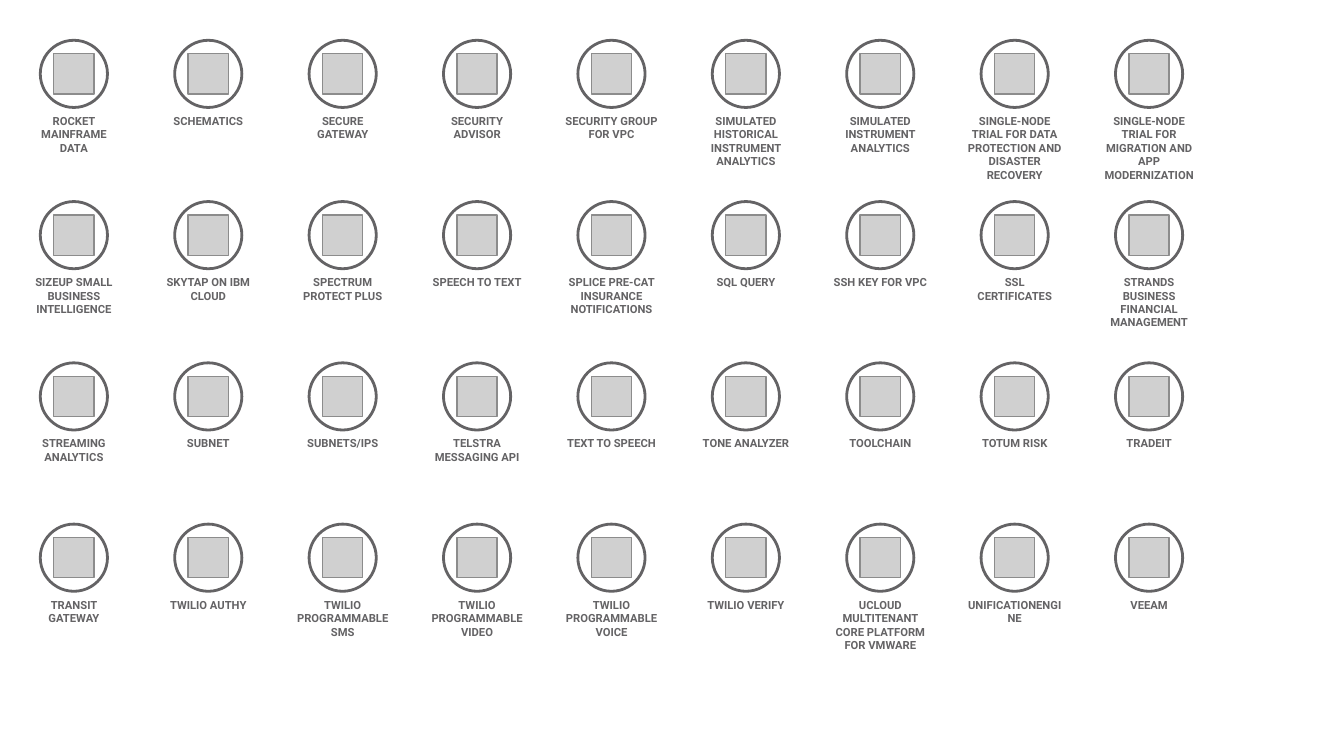
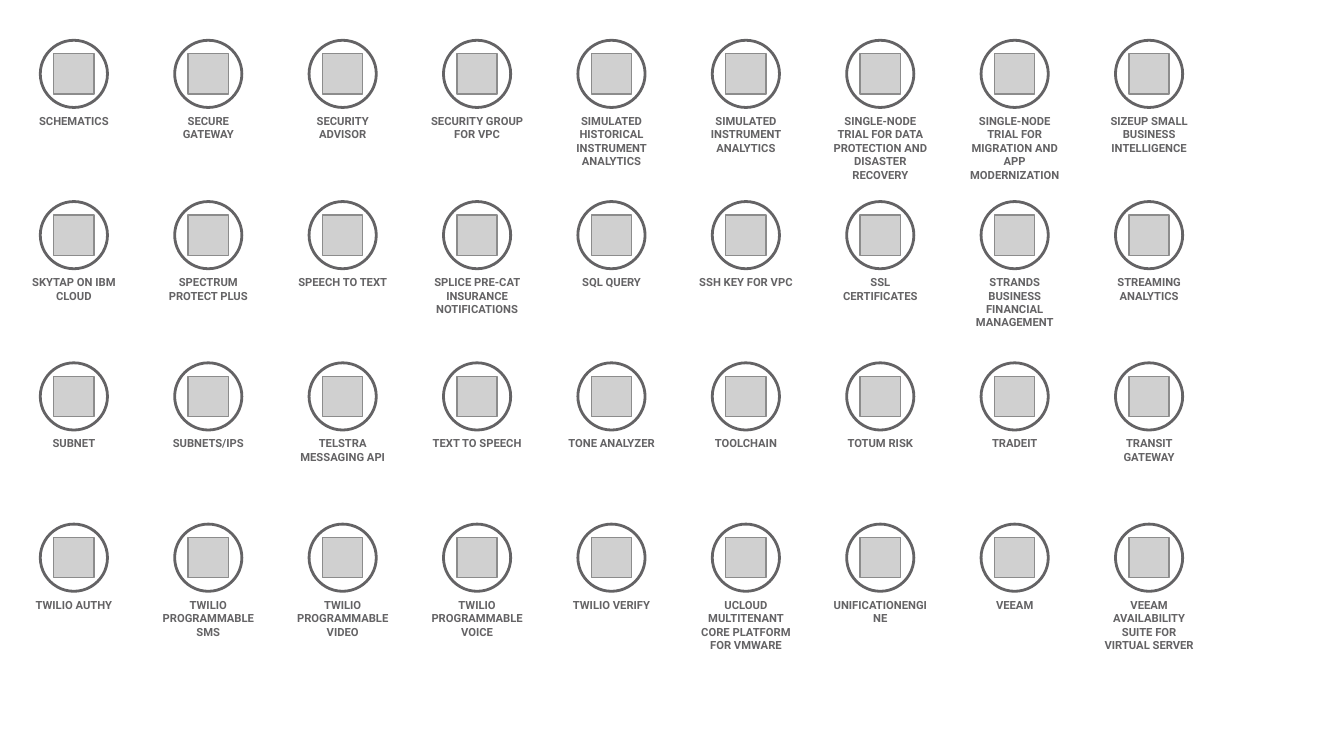
Before and after one commit to l2fprod/myarchitecture, a slide deck: slide 8 of mycatalog-architecture-diagram-template.pptx. Drawn at 1344x756 pixels with LibreOffice and Linux fonts; fonts in the diff are those of the drawing; grey boxes stand for pictures. Boxes give left, top, right and bottom in pixels: in the first picture for what was removed or moved away, otherwise in the second. Text is boxed around its words. In the diff, an @@ line names an element or a change of style, - is before the commit and + after.

Commit message:
new deck

```diff
--- a/mycatalog-architecture-diagram-template.pptx
+++ b/mycatalog-architecture-diagram-template.pptx
@@ text removed at (41, 117, 107, 152) @@
-ROCKET MAINFRAME DATA
@@ text added at (576, 117, 646, 165), 6 pt, text #646365, bold @@
+SIMULATED HISTORICAL INSTRUMENT ANALYTICS
@@ text at (711, 117, 781, 152): text changed @@
-SIMULATED HISTORICAL INSTRUMENT ANALYTICS
+SIMULATED INSTRUMENT ANALYTICS
@@ text at (834, 117, 927, 179): text changed @@
-SIMULATED INSTRUMENT ANALYTICS
+SINGLE-NODE TRIAL FOR DATA PROTECTION AND DISASTER RECOVERY
@@ text at (970, 117, 1059, 179): text changed @@
-SINGLE-NODE TRIAL FOR DATA PROTECTION AND DISASTER RECOVERY
+SINGLE-NODE TRIAL FOR MIGRATION AND APP MODERNIZATION
@@ text at (1111, 117, 1187, 152): text changed @@
-SINGLE-NODE TRIAL FOR MIGRATION AND APP MODERNIZATION
+SIZEUP SMALL BUSINESS INTELLIGENCE
@@ text removed at (35, 278, 112, 313) @@
-SIZEUP SMALL BUSINESS INTELLIGENCE
@@ text "STREAMING ANALYTICS": place and size @@
-text "STREAMING ANALYTICS" at (42, 439, 105, 461)
+text "STREAMING ANALYTICS" at (1117, 278, 1180, 300)
@@ text added at (1124, 439, 1175, 461), 6 pt, text #646365, bold @@
+TRANSIT GATEWAY
@@ 23 texts: place and size @@
-23 texts at (167, 117, 1188, 649)
+23 texts at (32, 117, 1054, 649)
@@ text at (36, 601, 112, 609): text changed @@
-TRANSIT GATEWAY
+TWILIO AUTHY
@@ text at (163, 601, 254, 636): text changed @@
-TWILIO AUTHY
+TWILIO PROGRAMMABLE SMS
@@ text at (297, 601, 388, 636): text changed @@
-TWILIO PROGRAMMABLE SMS
+TWILIO PROGRAMMABLE VIDEO
@@ text at (432, 601, 523, 636): text changed @@
-TWILIO PROGRAMMABLE VIDEO
+TWILIO PROGRAMMABLE VOICE
@@ text at (573, 601, 650, 609): text changed @@
-TWILIO PROGRAMMABLE VOICE
+TWILIO VERIFY
@@ text removed at (707, 601, 784, 609) @@
-TWILIO VERIFY
@@ text added at (1105, 601, 1194, 649), 6 pt, text #646365, bold @@
+VEEAM AVAILABILITY SUITE FOR VIRTUAL SERVER
```
Also in this commit, not shown: 4 other slides changed, 1 other file.
